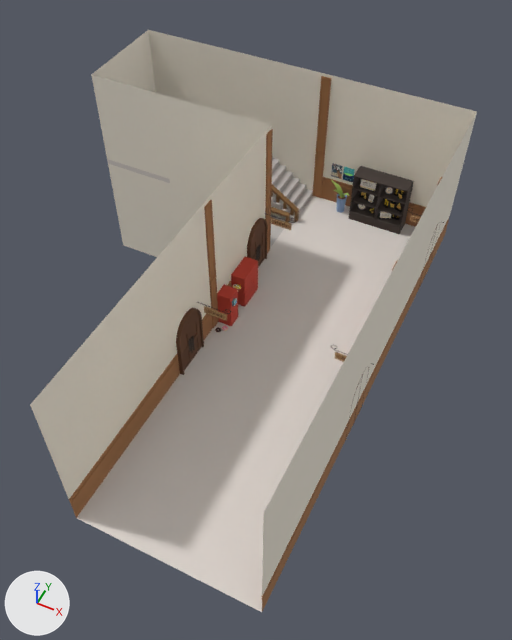
The FBX model Assets/05_Models/corridor2.fbx, before and after one commit.
Before and after are seen from a camera (50 mm lens) standing at (0.265, -0.403, 0.492) and looking at (0.06, 0.006, -0.019). Every picture has the same lights, and +X, +Y and +Z are marked at lower left. Where no turn or scale is listed for an object, it has been applied to the vertices. Vertices at the same position are counted once.

The first picture shows 'corrodor2'.
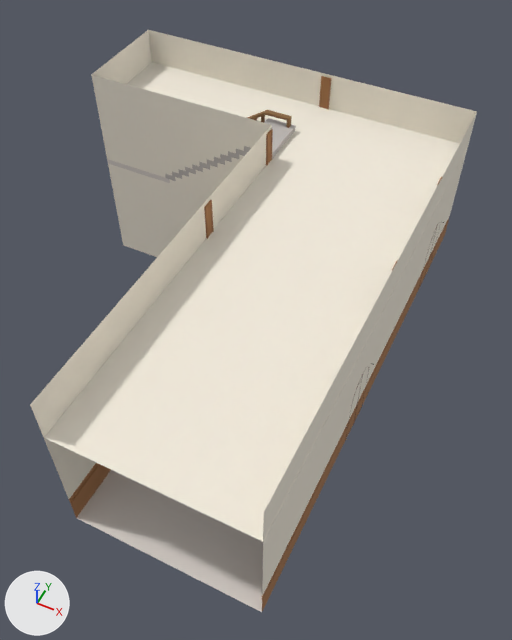
Changed parts and their boxes [x1, y1, x2, y2] in the pictures (512 x 640 px; the box of a moved part takes in the faces that stretch with it):
'Object192', added: after [44, 62, 468, 542]
part 1 of me_mesh, added: after [214, 157, 225, 165]
part 2 of me_mesh, added: after [207, 160, 218, 167]
part 3 of me_mesh, added: after [199, 162, 210, 170]
part 4 of me_mesh, added: after [192, 164, 203, 172]
part 5 of me_mesh, added: after [185, 167, 196, 174]
part 6 of me_mesh, added: after [178, 169, 189, 177]
part 7 of me_mesh, added: after [172, 172, 182, 179]
part 8 of me_mesh, added: after [165, 174, 176, 181]
part 9 of me_mesh, added: after [244, 118, 296, 159]
part 10 of me_mesh, added: after [236, 121, 261, 156]
part 11 of me_mesh, added: after [228, 151, 239, 159]
part 12 of me_mesh, added: after [220, 154, 232, 162]
part 13 of me_mesh, added: after [247, 110, 292, 128]
part 14 of me_mesh, moved or reshaped: before [216, 189, 402, 349]; after [253, 115, 444, 365]

Diff of the bpy script that builds the scene:
```diff
--- a/Assets/05_Models/corridor2.fbx.py
+++ b/Assets/05_Models/corridor2.fbx.py
@@ me_mesh @@
 # used by ob_corrodor2; location = (0.0, 0.0, 0.0)
-me_mesh.from_pydata(...)  # 7014 vertices, 6376 faces; spans x -0.187..0.187, y -0.232..0.232, z -0.117..0.117
+me_mesh.from_pydata(...)  # 7244 vertices, 6522 faces; spans x -0.187..0.187, y -0.232..0.232, z -0.117..0.117
+# me_mesh part 1: a new loose piece, a box spanning x -0.0467..-0.034, y 0.1235..0.1784, z 0.0552..0.0612, in mat_material__100 (picture img_corridor_png)
+# me_mesh part 2: a new loose piece, a box spanning x -0.0557..-0.043, y 0.1235..0.1784, z 0.0492..0.0552, in mat_material__100 (picture img_corridor_png)
+# me_mesh part 3: a new loose piece, a box spanning x -0.0647..-0.052, y 0.1235..0.1784, z 0.0432..0.0492, in mat_material__100 (picture img_corridor_png)
+# me_mesh part 4: a new loose piece, a box spanning x -0.0737..-0.061, y 0.1235..0.1784, z 0.0372..0.0432, in mat_material__100 (picture img_corridor_png)
+# me_mesh part 5: a new loose piece, a box spanning x -0.0827..-0.07, y 0.1235..0.1784, z 0.0312..0.0372, in mat_material__100 (picture img_corridor_png)
+# me_mesh part 6: a new loose piece, a box spanning x -0.0917..-0.079, y 0.1235..0.1784, z 0.0252..0.0312, in mat_material__100 (picture img_corridor_png)
+# me_mesh part 7: a new loose piece, a box spanning x -0.1007..-0.088, y 0.1235..0.1784, z 0.0192..0.0252, in mat_material__100 (picture img_corridor_png)
+# me_mesh part 8: a new loose piece, a box spanning x -0.1097..-0.097, y 0.1235..0.1784, z 0.0132..0.0192, in mat_material__100 (picture img_corridor_png)
+# me_mesh part 9: a new loose piece, a box spanning x -0.012..0.0191, y 0.1235..0.1784, z 0.0791..0.085, in mat_material__100 (picture img_corridor_png)
+# me_mesh part 10: a new loose piece, a box spanning x -0.021..-0.0083, y 0.1235..0.1784, z 0.0731..0.079, in mat_material__100 (picture img_corridor_png)
+# me_mesh part 11: a new loose piece, a box spanning x -0.03..-0.0173, y 0.1235..0.1784, z 0.0671..0.073, in mat_material__100 (picture img_corridor_png)
+# me_mesh part 12: a new loose piece, a box spanning x -0.039..-0.0263, y 0.1235..0.1784, z 0.0611..0.067, in mat_material__100 (picture img_corridor_png)
+# me_mesh part 13: a new loose piece of 20 vertices spanning x -0.113..0.015, y 0.172..0.177, z 0.013..0.095, in mat_material__100 (picture img_corridor_png)
+# me_mesh part 14: 173 vertices moved within x 0.018..0.181, y -0.051..0.224, z -0.041..0.024; 272 vertices removed from x 0.013..0.187, y -0.05..0.226, z -0.041..0.112; 314 vertices added at x -0.11..0.187, y -0.051..0.231, z -0.041..0.112
 me_mesh.materials.append(mat_material__100)
@@ me_mesh_1 @@
+me_mesh_1.from_pydata(...)  # 13 vertices, 6 faces; spans x -0.187..0.185, y -0.232..0.232, z 0.044
+me_mesh_1.materials.append(mat_material__100)  # picture img_corridor_png
@@ ob_object192 @@
+ob_object192 = bpy.data.objects.new('Object192', me_mesh_1)
+ob_object192.location = (0.0, 0.0, 0.034)
```
